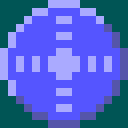
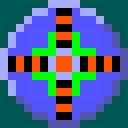
Comparing the layer stacks of the two 128×128 images. Changes:
showed "lights_green", moved it above "rim" over left=32, top=32, right=96, bottom=96
painted on "background copy" over left=8, top=8, right=120, bottom=120
